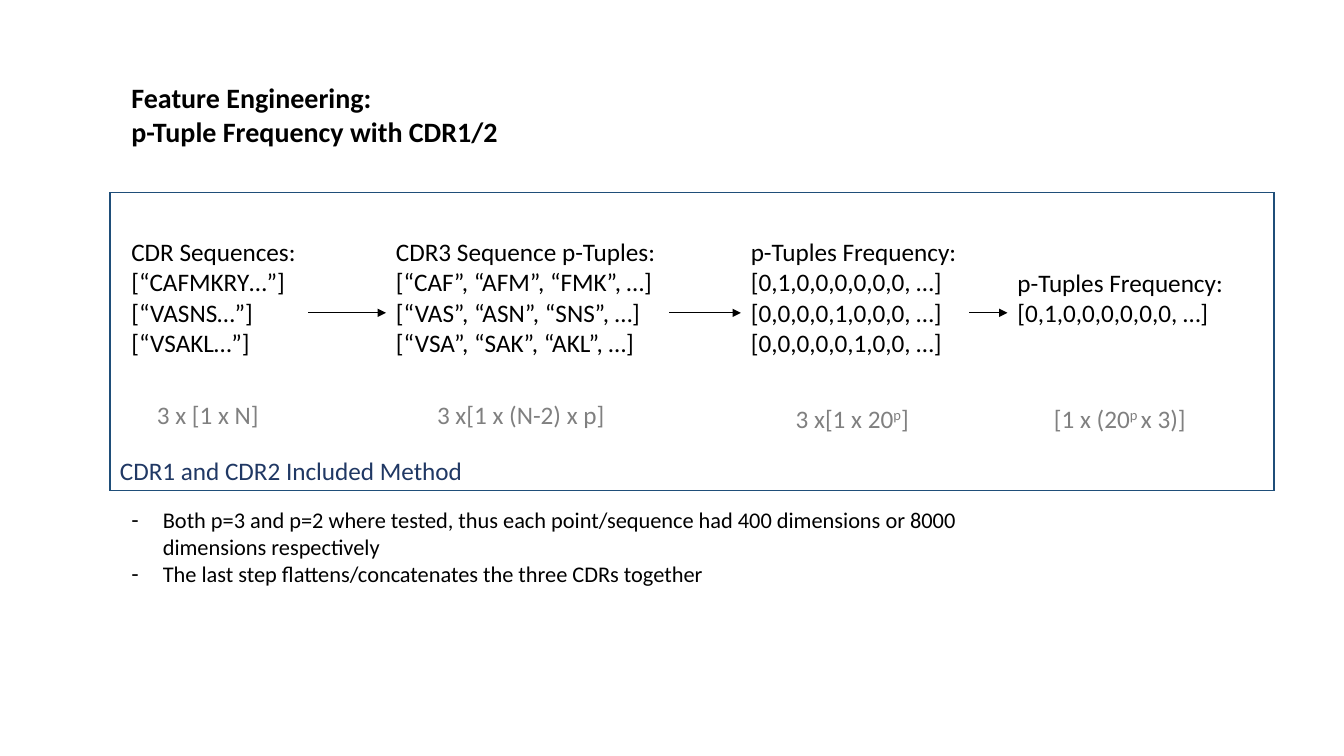
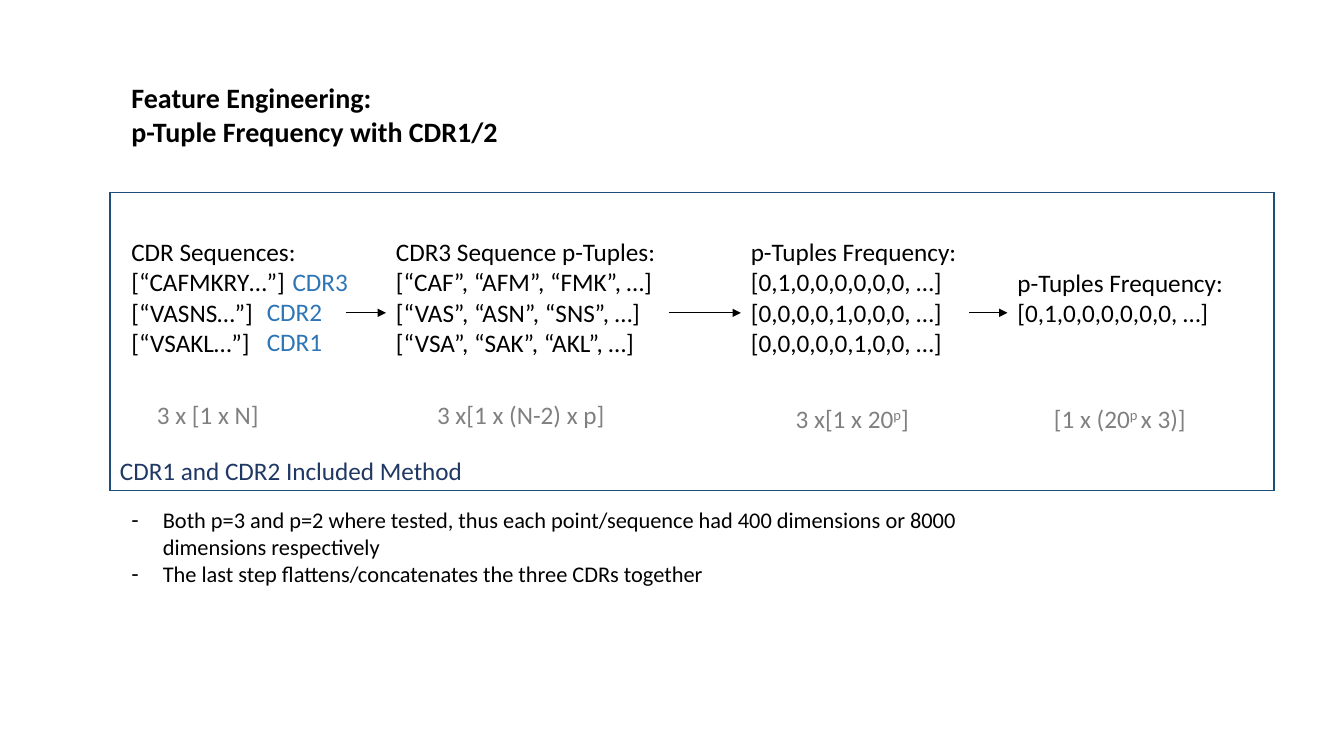
Before and after one commit to innate2adaptive/tcRIP, a slide deck: slide 42 of presentations/algorithm_overview.pptx. Drawn at 1344x756 pixels with LibreOffice and Linux fonts; fonts in the diff are those of the drawing. Boxes give left, top, right and bottom in pixels: in the first picture for what was removed or moved away, otherwise in the second. Text is boxed around its words. In the diff, an @@ line names an element or a change of style, - is before the commit and + after.

```diff
--- a/presentations/algorithm_overview.pptx
+++ b/presentations/algorithm_overview.pptx
@@ text added at (293,274,348,291), 18 pt, text #2E75B6 @@
+CDR3
@@ text added at (267,304,322,321), 18 pt, text #2E75B6 @@
+CDR2
@@ arrow moved from (309, 313) - (386, 313) to (347, 313) - (386, 313) @@
@@ text added at (267,334,322,351), 18 pt, text #2E75B6 @@
+CDR1
```
Also in this commit, not shown: 18 other files.
